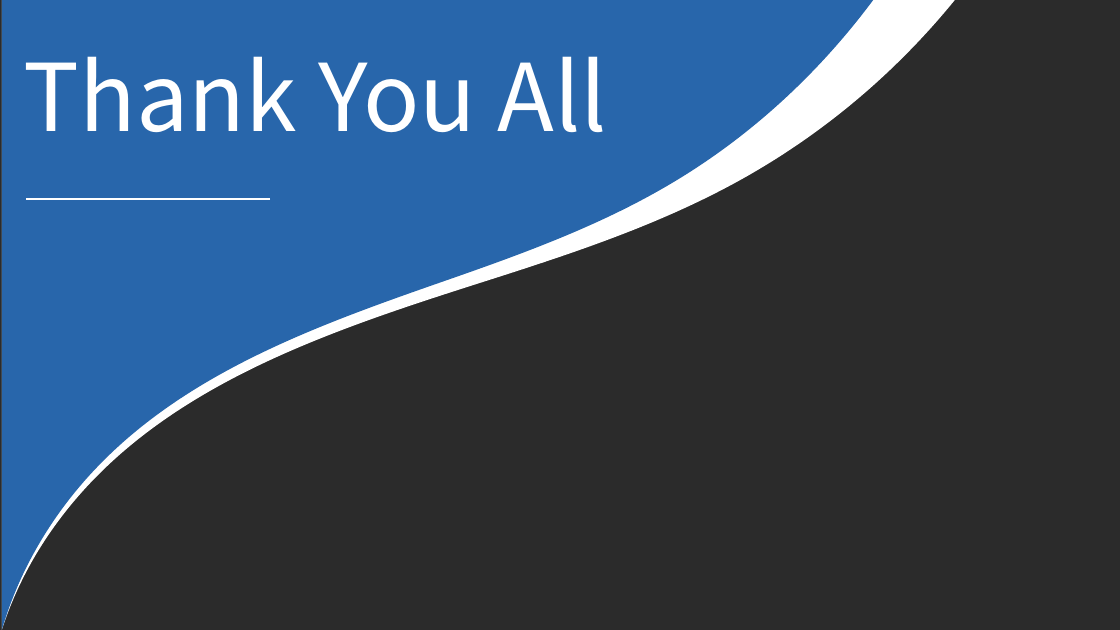
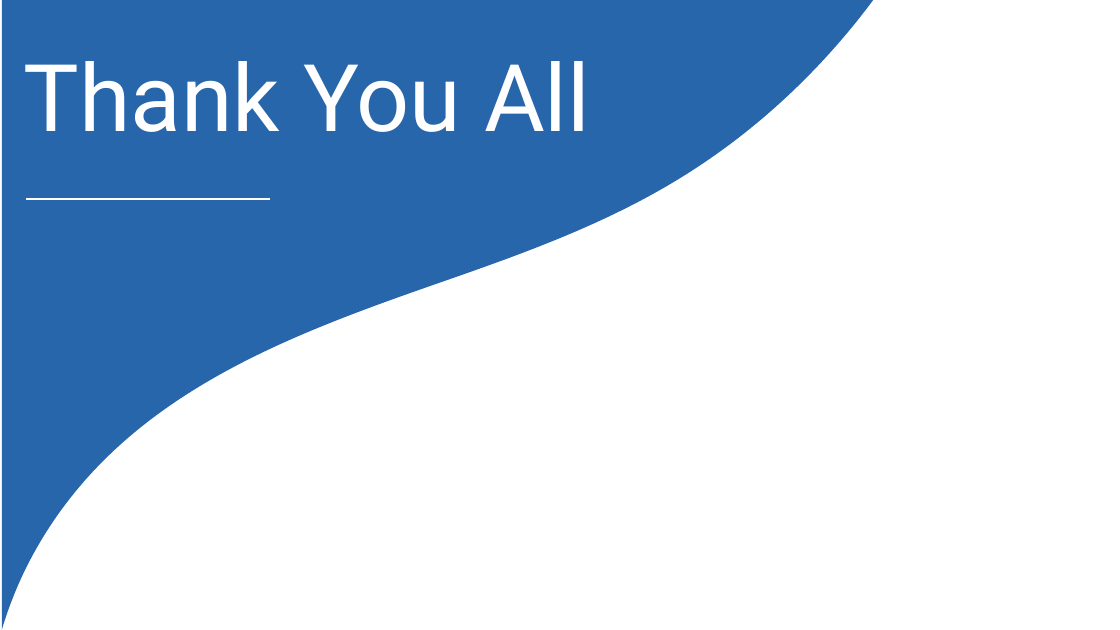
Before and after one commit to TidalWavetop1/Team9_ML_edu, a slide deck: slide 10 of Titanic - Machine Learning from Disaster/Slide_bao_cao.pptx (slide 18 before the commit). Drawn at 1120x630 pixels with LibreOffice and Linux fonts; fonts in the diff are those of the drawing; background and template pictures are left out; a plain dark background stands for a picture behind light text. Boxes give left, top, right and bottom in pixels: in the first picture for what was removed or moved away, otherwise in the second. Text is boxed around its words. In the diff, an @@ line names an element or a change of style, - is before the commit and + after.

```diff
--- a/Titanic - Machine Learning from Disaster/Slide_bao_cao.pptx
+++ b/Titanic - Machine Learning from Disaster/Slide_bao_cao.pptx
@@ background picture (left out) to #FFFFFF @@
@@ freeform shape removed at [2, 0, 955, 630] @@
@@ text "Thank You All" at [24, 61, 590, 132]: font Noto Sans CJK SC to Roboto @@
```
Also in this commit, not shown: 9 slides added, 17 slides removed.
